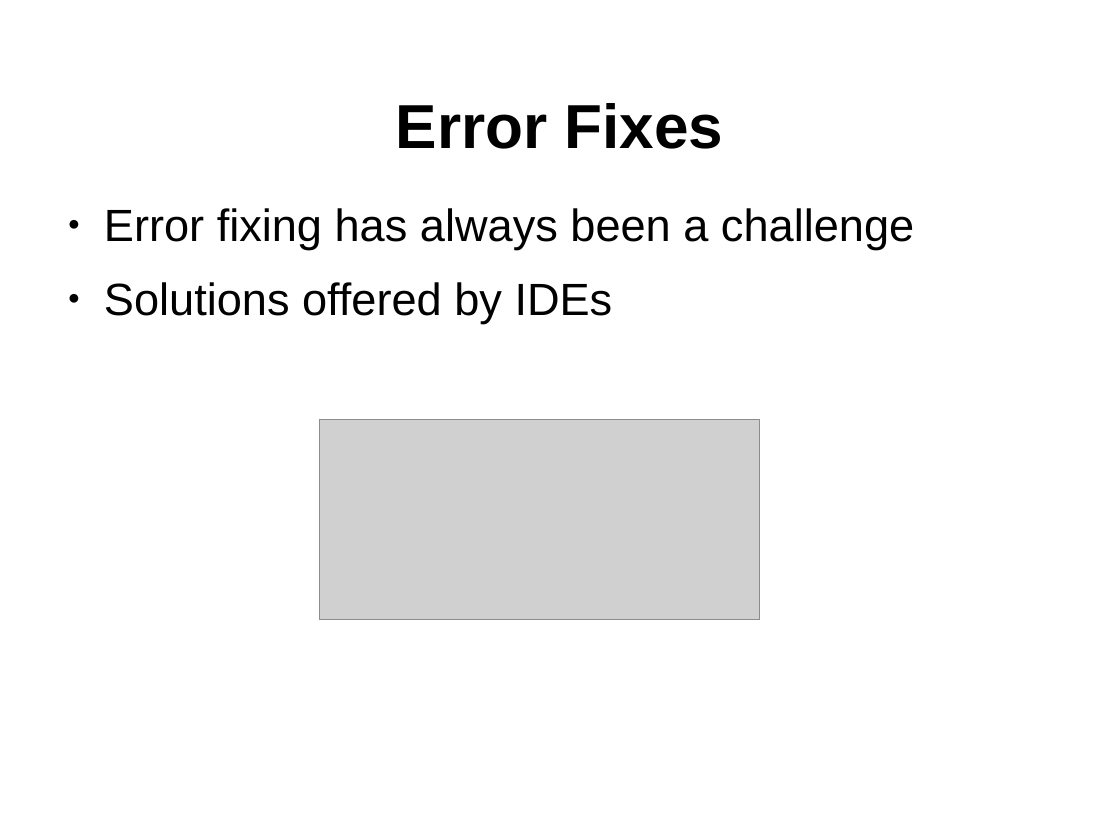
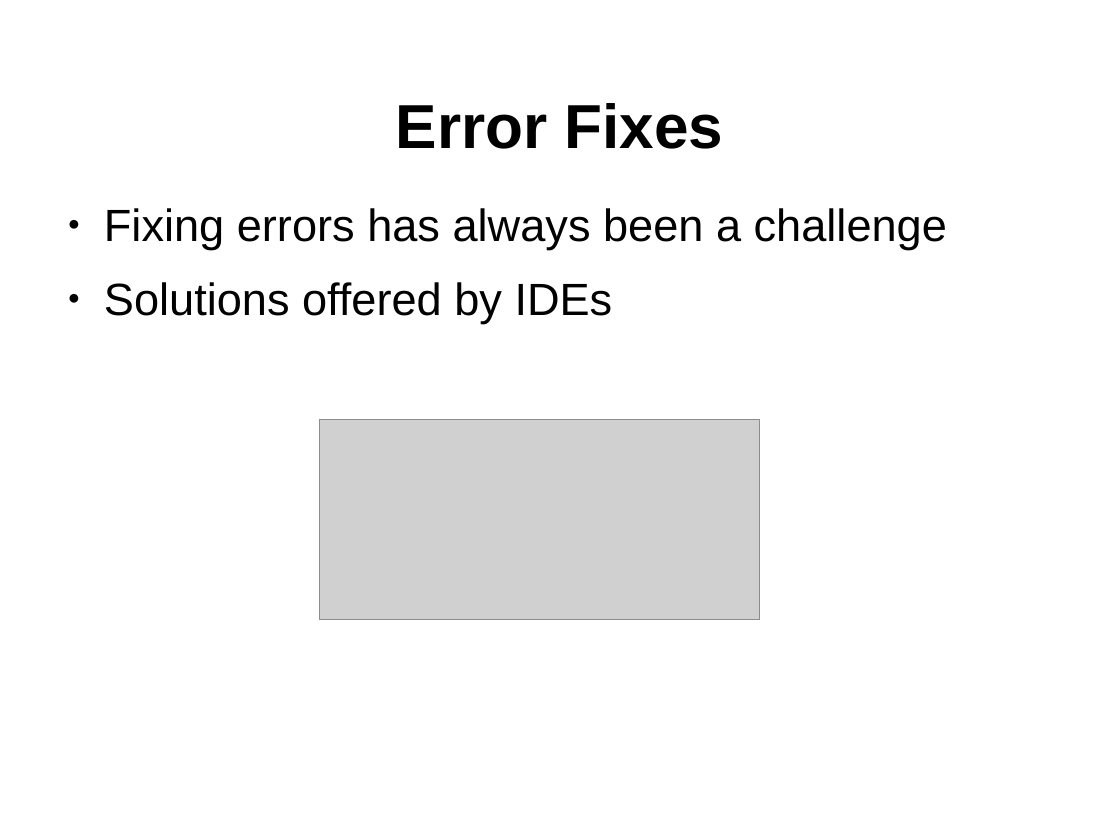
Before and after one commit to octavianN/Schematron-QuickFix-Language-Presentation, a slide deck: slide 2 of Final/SQF.odp. Drawn at 1120x840 pixels with LibreOffice and Linux fonts; fonts in the diff are those of the drawing; grey boxes stand for pictures; background and template pictures are left out. Boxes give left, top, right and bottom in pixels: in the first picture for what was removed or moved away, otherwise in the second. Text is boxed around its words. In the diff, an @@ line names an element or a change of style, - is before the commit and + after.

```diff
--- a/Final/SQF.odp
+++ b/Final/SQF.odp
@@ text at <box>104,208,947,250</box>: text changed @@
-● Error fixing has always been a challenge
+● Fixing errors has always been a challenge
```
Also in this commit, not shown: 5 other slides changed, 1 other file.
